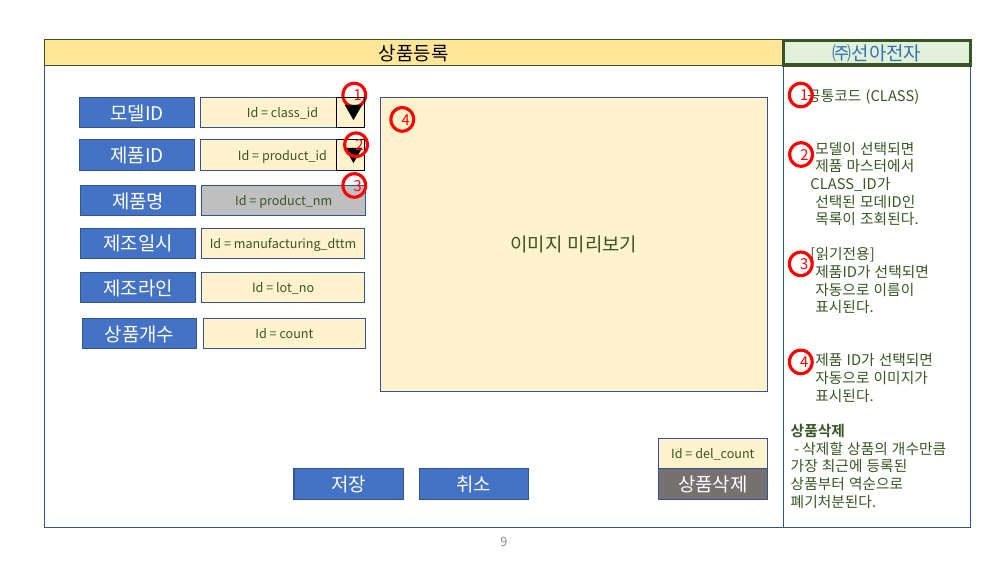
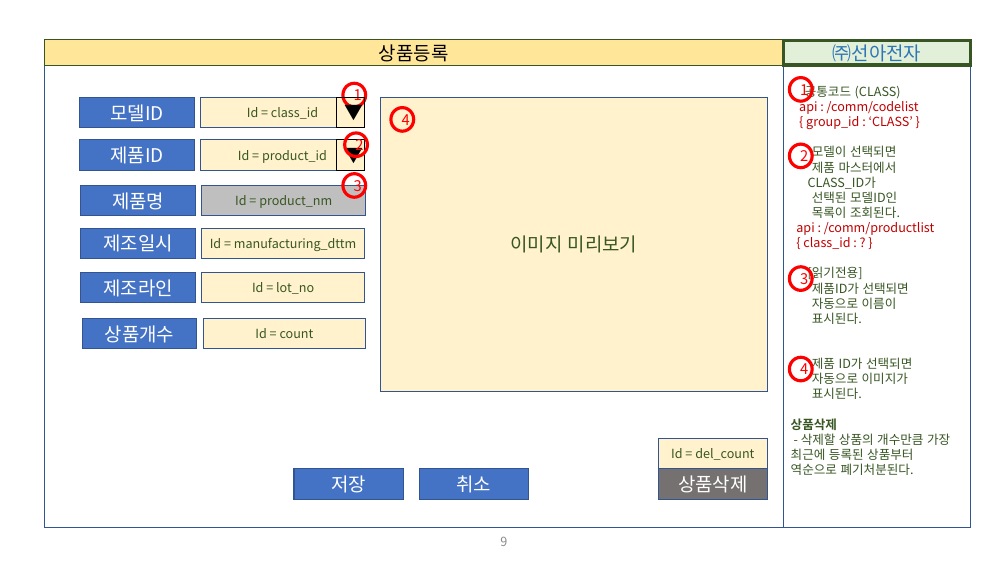
Before and after one commit to Charves-dev/ESupply, a slide deck: slide 9 of 설계/01. 화면정의서/ESupply_화면정의서.pptx. Drawn at 1008x567 pixels with LibreOffice and Linux fonts; fonts in the diff are those of the drawing. Boxes give left, top, right and bottom in pixels: in the first picture for what was removed or moved away, otherwise in the second. Text is boxed around its words. In the diff, an @@ line names an element or a change of style, - is before the commit and + after.

Commit message:
제품,상품등록 공통코드조회 API_List, 화면정의서 수정

```diff
--- a/설계/01. 화면정의서/ESupply_화면정의서.pptx
+++ b/설계/01. 화면정의서/ESupply_화면정의서.pptx
@@ ellipse "1": place and size @@
-ellipse "1" at box(789, 83, 812, 107)
+ellipse "1" at box(789, 78, 812, 101)
@@ text in rectangle at box(791, 83, 950, 475): size 14 to 12 pt in "공통코드 (CLASS)", "모델이 선택되면", "제품 마스터에서", "CLASS_ID가" and 10 more places @@
@@ text in rectangle at box(799, 98, 919, 129): paragraphs added @@
+api : /comm/codelist
+{ group_id : ‘CLASS’ }
@@ text in rectangle at box(812, 191, 897, 203): text changed; size 14 to 12 pt @@
-선택된 모데ID인
+선택된 모델ID인
@@ text in rectangle at box(796, 222, 935, 249): paragraphs added @@
+api : /comm/productlist
+{ class_id : ? }
@@ ellipse "3": place and size @@
-ellipse "3" at box(789, 252, 812, 275)
+ellipse "3" at box(789, 267, 812, 290)
@@ ellipse "4": place and size @@
-ellipse "4" at box(789, 350, 812, 374)
+ellipse "4" at box(789, 358, 812, 381)
```
Also in this commit, not shown: 2 other files.
